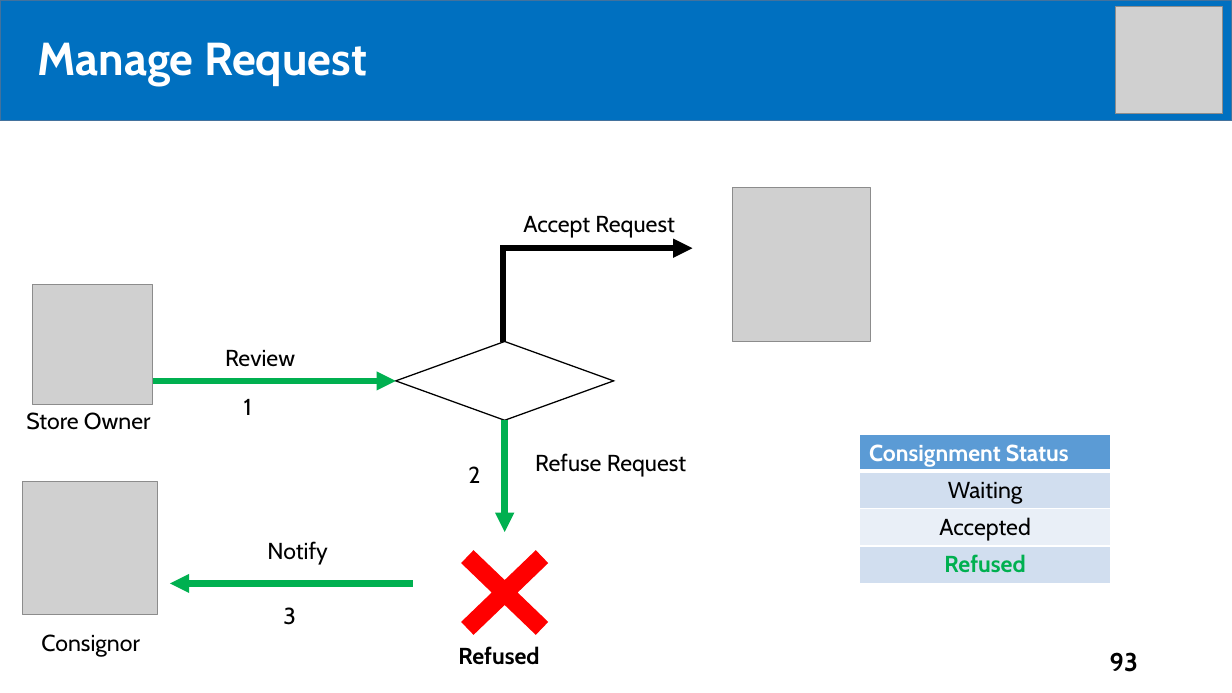
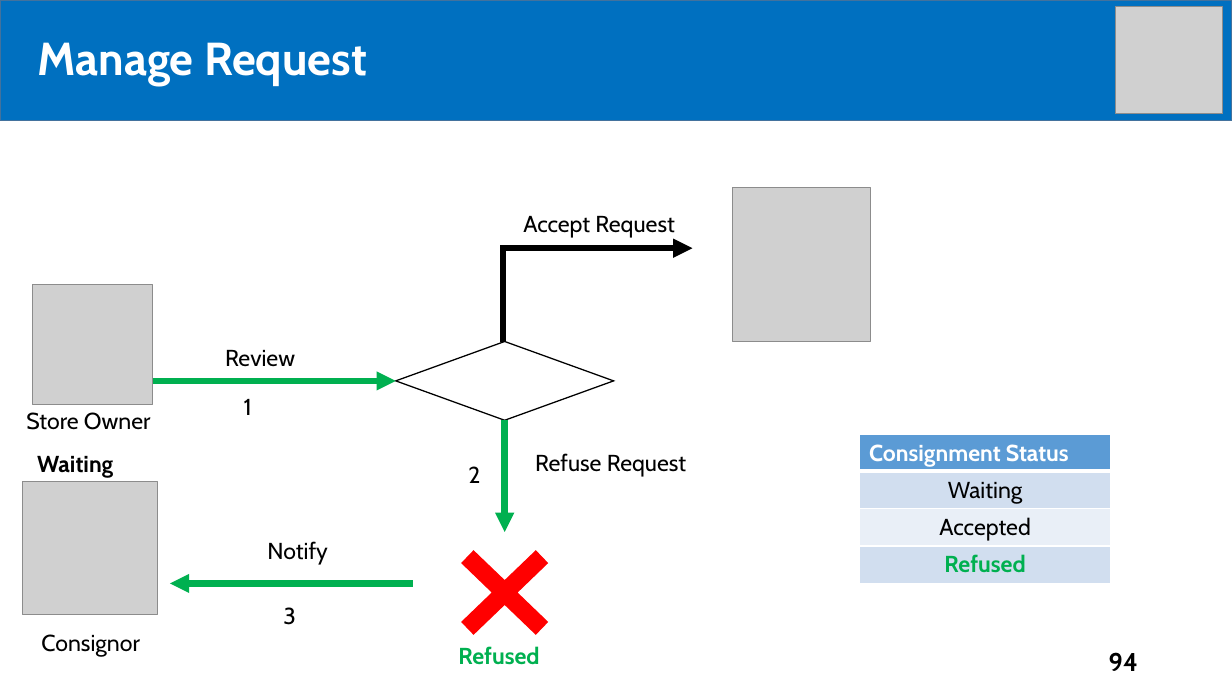
Before and after one commit to tiendan3108/CP, a slide deck: slide 94 of Source/Presentation/PreFinalPresentation.pptx (slide 93 before the commit). Drawn at 1232x693 pixels with LibreOffice and Linux fonts; fonts in the diff are those of the drawing; grey boxes stand for pictures. Boxes give left, top, right and bottom in pixels: in the first picture for what was removed or moved away, otherwise in the second. Text is boxed around its words. In the diff, an @@ line names an element or a change of style, - is before the commit and + after.

```diff
--- a/Source/Presentation/PreFinalPresentation.pptx
+++ b/Source/Presentation/PreFinalPresentation.pptx
@@ text added at (37, 456, 113, 478), 18 pt, text #000000, bold @@
+Waiting
@@ text "Refused" at (458, 646, 539, 665): text colour #000000 to #00B050 @@
@@ page number at (1109, 652, 1138, 671): text changed @@
-93
+94
```
Also in this commit, not shown: 11 other slides changed, 9 slides added, 3 slides removed.
